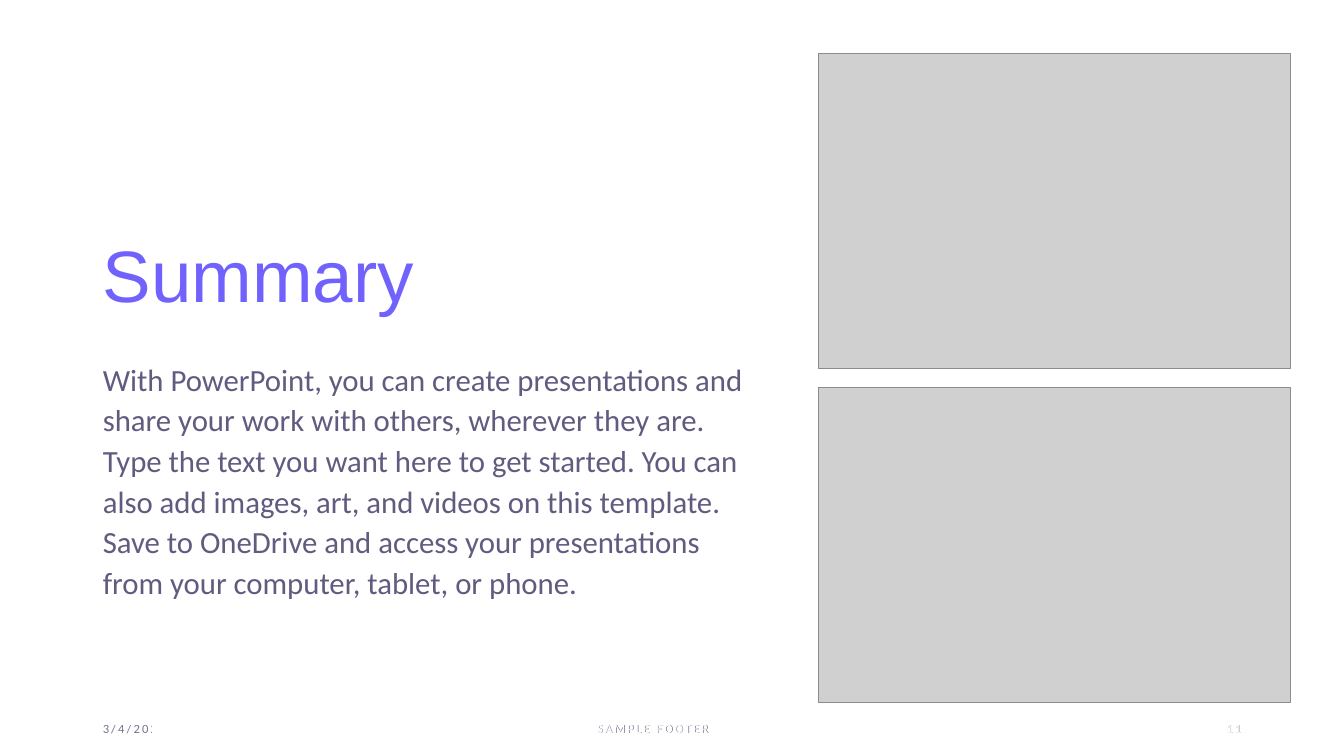
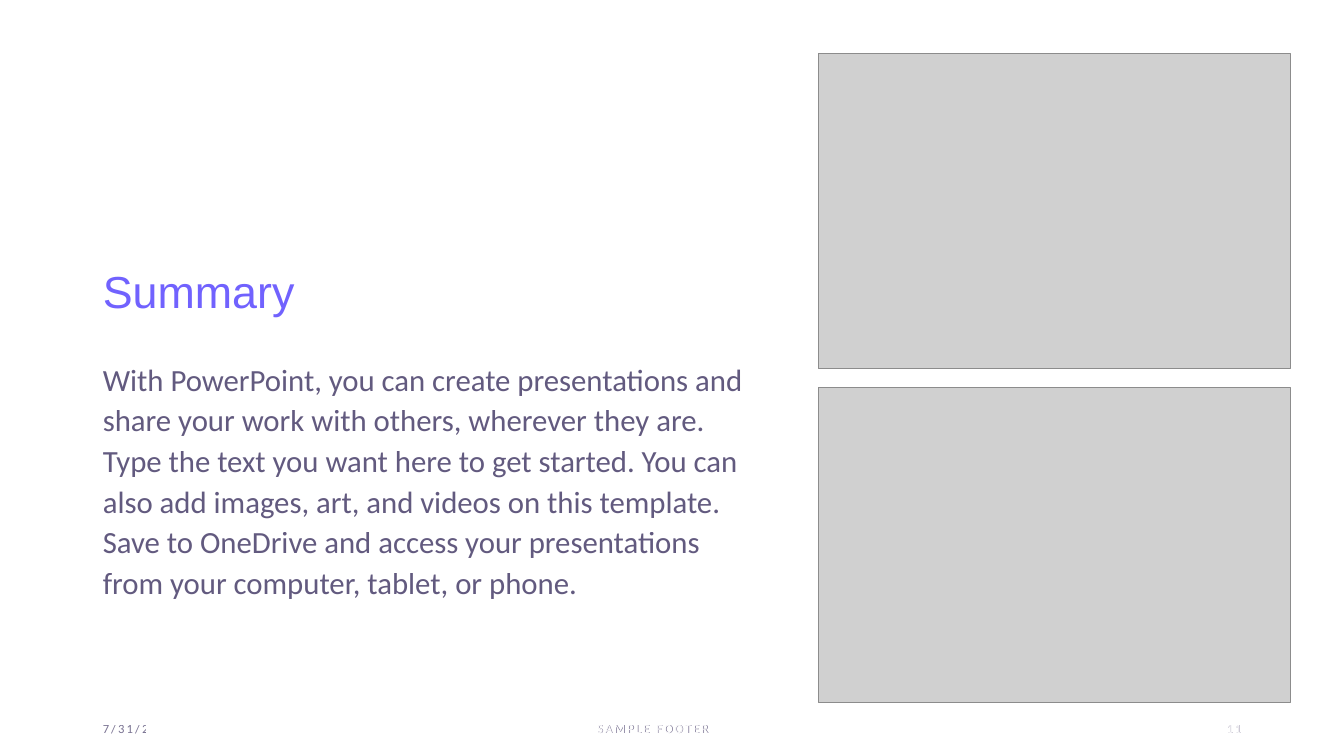
Before and after one commit to umarrasool15/Research2SlidesWebApp, a slide deck: slide 11 of src/main/resources/content/ppt-templates/design5.pptx. Drawn at 1344x756 pixels with LibreOffice and Linux fonts; fonts in the diff are those of the drawing; grey boxes stand for pictures. Boxes give left, top, right and bottom in pixels: in the first picture for what was removed or moved away, otherwise in the second. Text is boxed around its words. In the diff, an @@ line names an element or a change of style, - is before the commit and + after.

Commit message:
updated powerpoint templates to a smaller text size to better accomodate longer titles

```diff
--- a/src/main/resources/content/ppt-templates/design5.pptx
+++ b/src/main/resources/content/ppt-templates/design5.pptx
@@ title "Summary" at (103,276,295,317): size 52 to 32 pt @@
@@ text at (103,725,157,734): text changed @@
-3/4/2021
+7/31/23
```
Also in this commit, not shown: 11 other slides changed, 9 other files.
